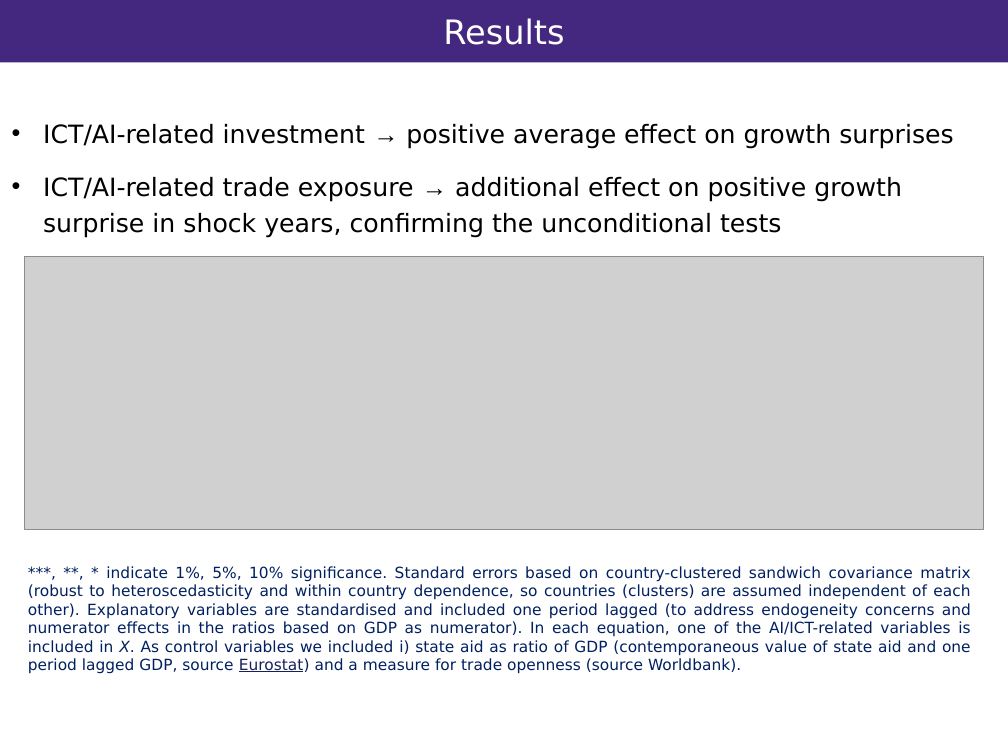
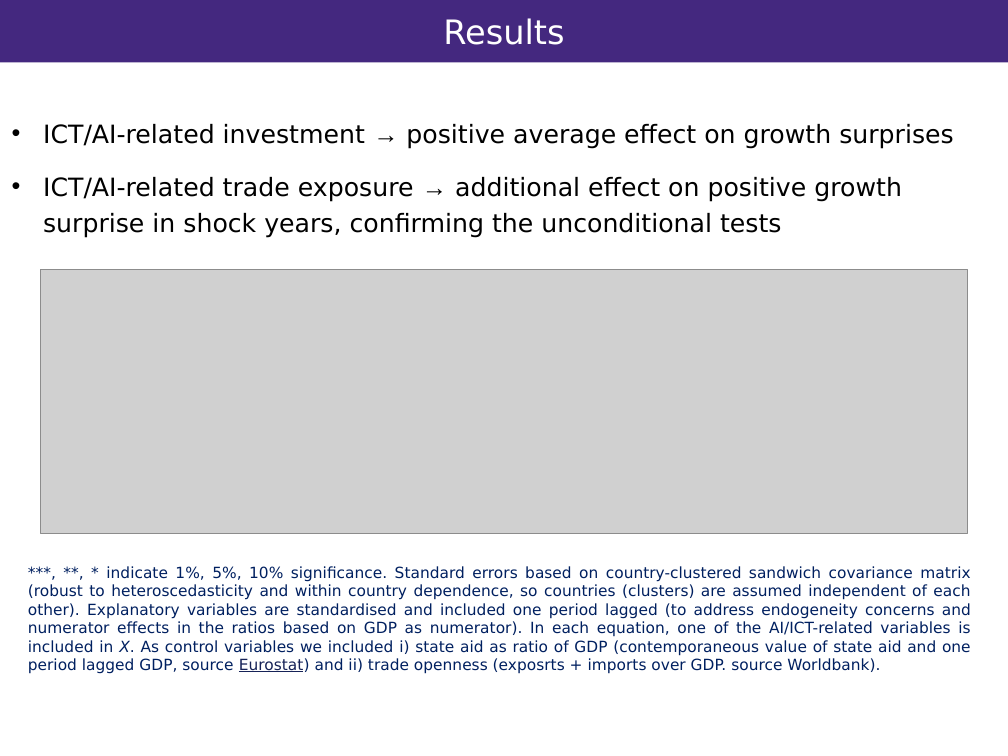
Before and after one commit to vandenEnd/scripts, a slide deck: slide 9 of Resilience.pptx. Drawn at 1008x756 pixels with LibreOffice and Linux fonts; fonts in the diff are those of the drawing; grey boxes stand for pictures; background and template pictures are left out. Boxes give left, top, right and bottom in pixels: in the first picture for what was removed or moved away, otherwise in the second. Text is boxed around its words. In the diff, an @@ line names an element or a change of style, - is before the commit and + after.

```diff
--- a/Resilience.pptx
+++ b/Resilience.pptx
@@ picture: place and size @@
-picture at (24,257,983,529)
+picture at (40,270,968,533)
@@ text at (28,566,971,674): text changed @@
-***, **, * indicate 1%, 5%, 10% significance. Standard errors based on country-clustered sandwich covariance matrix (robust to heteroscedasticity and within country dependence, so countries (clusters) are assumed independent of each other). Explanatory variables are standardised and included one period lagged (to address endogeneity concerns and numerator effects in the ratios based on GDP as numerator). In each equation, one of the AI/ICT-related variables is included in X. As control variables we included i) state aid as ratio of GDP (contemporaneous value of state aid and one period lagged GDP, source Eurostat) and a measure for trade openness (source Worldbank).
+***, **, * indicate 1%, 5%, 10% significance. Standard errors based on country-clustered sandwich covariance matrix (robust to heteroscedasticity and within country dependence, so countries (clusters) are assumed independent of each other). Explanatory variables are standardised and included one period lagged (to address endogeneity concerns and numerator effects in the ratios based on GDP as numerator). In each equation, one of the AI/ICT-related variables is included in X. As control variables we included i) state aid as ratio of GDP (contemporaneous value of state aid and one period lagged GDP, source Eurostat) and ii) trade openness (exposrts + imports over GDP. source Worldbank).
```
